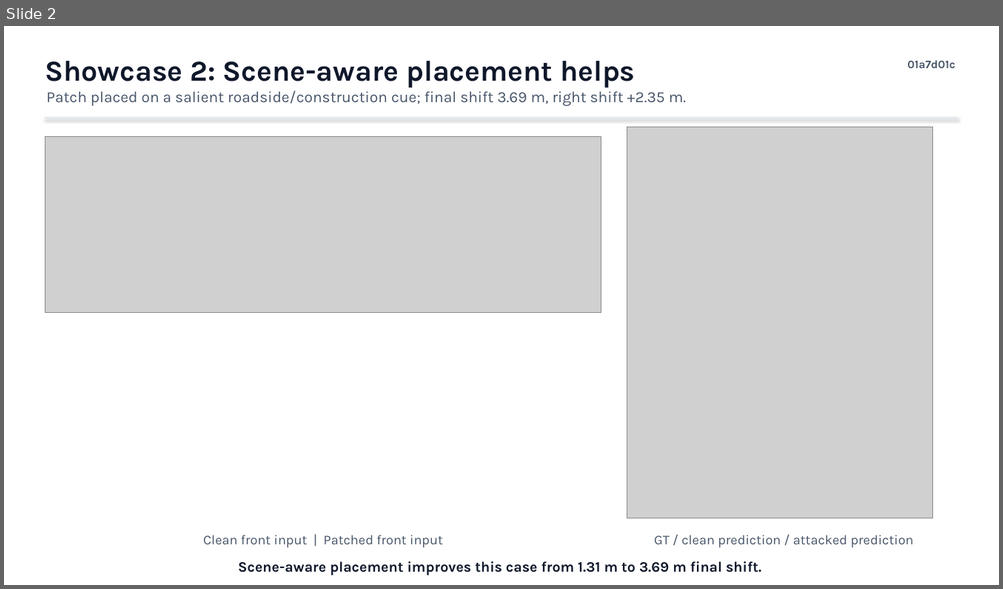
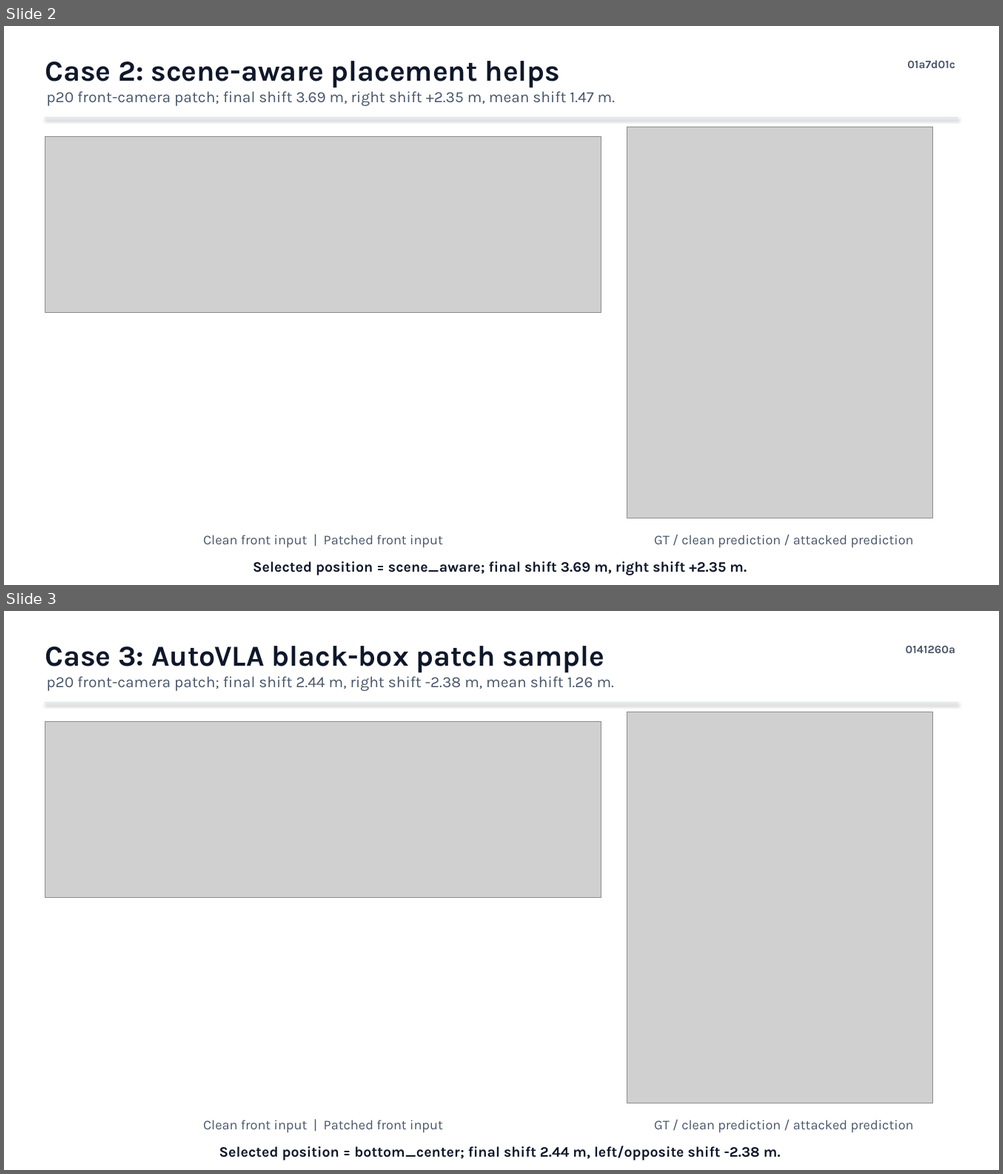
Before and after one commit to ulairii/AutoVLA, a slide deck: report/autovla_blackbox_attack_2slides.pptx. Shown one above the other, each under a label of ours: slide 2 before the commit, slides 2 and 3 after it. The pictures are 1003x589 and 1003x1174 pixels, drawn with LibreOffice and Linux fonts; fonts in the diff are those of the drawing; grey boxes stand for pictures. Boxes give left, top, right and bottom in pixels: in the first picture for what was removed or moved away, otherwise in the second. Text is boxed around its words. In the diff, an @@ line names an element or a change of style, - is before the commit and + after.

Commit message:
Add all AutoVLA attack cases to slides

```diff
--- a/report/autovla_blackbox_attack_2slides.pptx
+++ b/report/autovla_blackbox_attack_2slides.pptx
@@ slide 3 added at [4,611,999,1170], background #FFFFFF @@
@@ text added at [45,646,604,673], 28 pt, text #0F172A, bold @@
+Case 3: AutoVLA black-box patch sample
@@ text added at [905,646,955,653], 11 pt, text #475569, bold @@
+0141260a
@@ text added at [46,676,614,691], 15 pt, text #475569 @@
+p20 front-camera patch; final shift 2.44 m, right shift -2.38 m, mean shift 1.26 m.
@@ line added from (45, 703) to (958, 703), #E2E8F0 1 pt @@
@@ picture added at [45,721,601,898] @@
@@ picture added at [627,712,933,1103] @@
@@ text added at [203,1120,443,1133], 13 pt, text #475569 @@
+Clean front input | Patched front input
@@ text added at [654,1120,913,1133], 13 pt, text #475569 @@
+GT / clean prediction / attacked prediction
@@ text added at [219,1146,780,1161], 14 pt, text #0F172A, bold @@
+Selected position = bottom_center; final shift 2.44 m, left/opposite shift -2.38 m.
@@ slide 2 changed as well @@
@@ text at [45,61,560,88]: text changed @@
-Showcase 2: Scene-aware placement helps
+Case 2: scene-aware placement helps
@@ text at [46,91,614,106]: text changed @@
-Patch placed on a salient roadside/construction cue; final shift 3.69 m, right shift +2.35 m.
+p20 front-camera patch; final shift 3.69 m, right shift +2.35 m, mean shift 1.47 m.
@@ text at [253,562,746,576]: text changed @@
-Scene-aware placement improves this case from 1.31 m to 3.69 m final shift.
+Selected position = scene_aware; final shift 3.69 m, right shift +2.35 m.
```
Also in this commit, not shown: 1 other slide changed, 2 other slides added, 4 other files.
